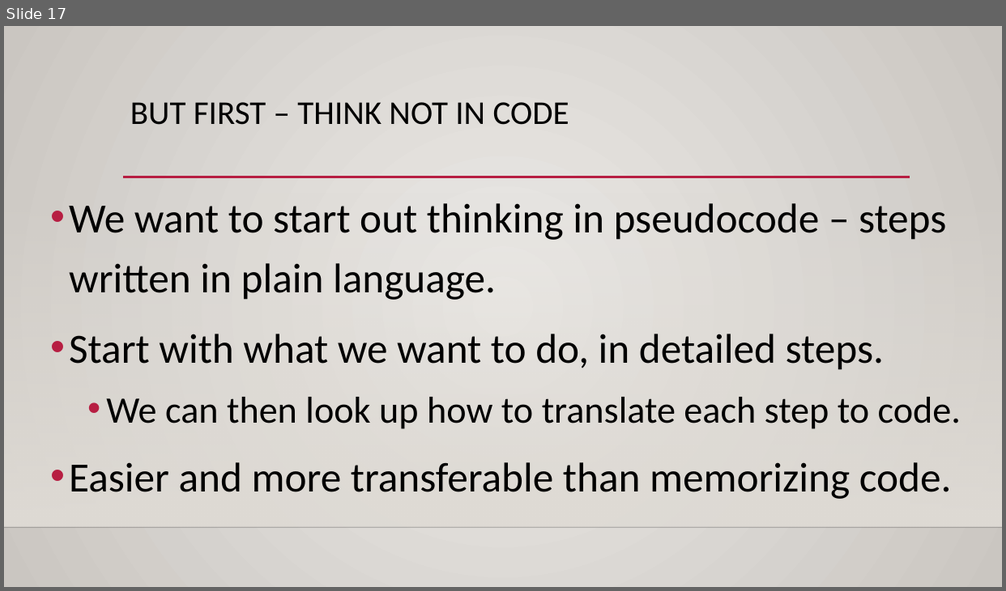
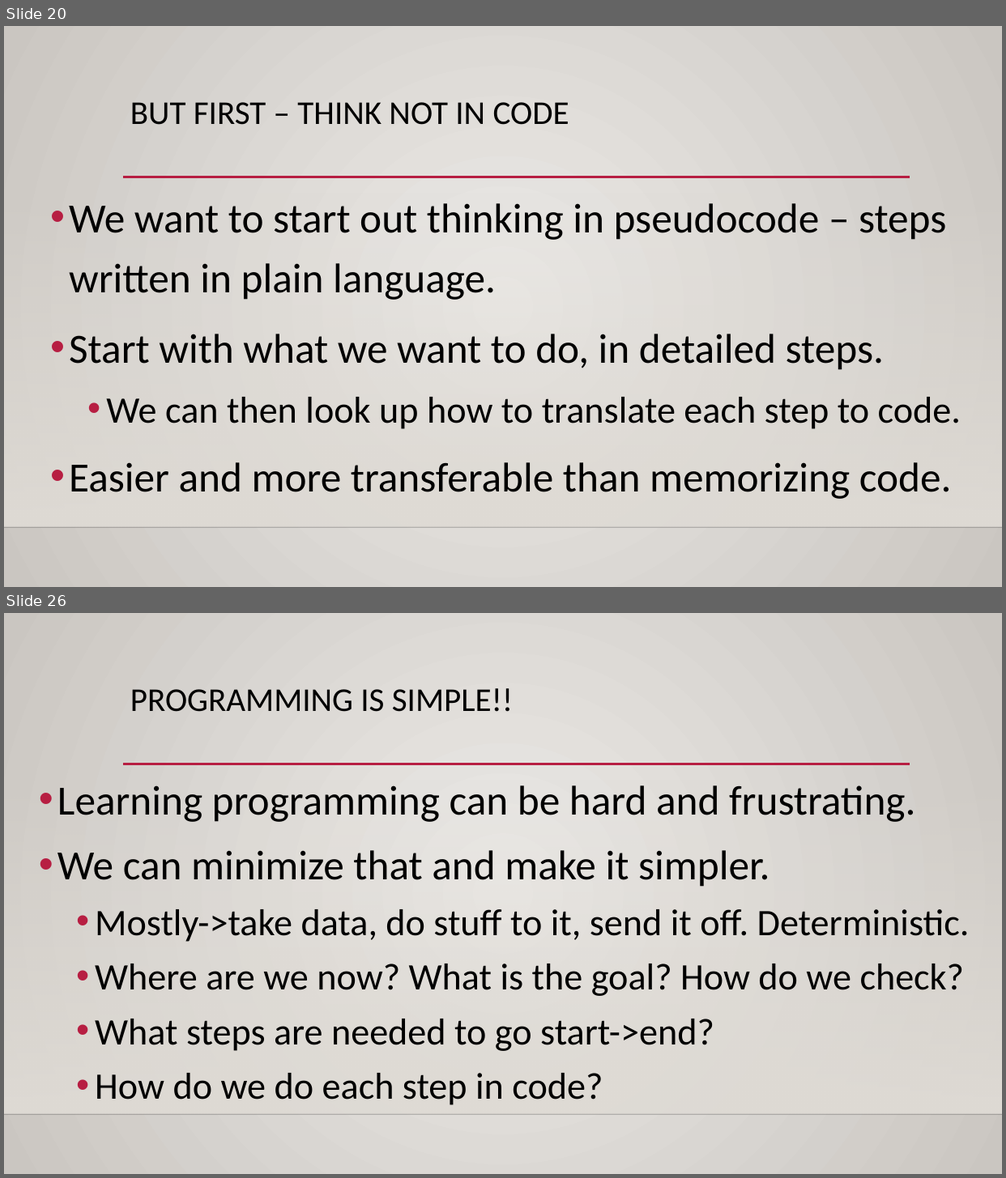
Before and after one commit to AkeemSemperDataScience/Programming_Basics_for_Machine_Learning_Students, a slide deck: reference_material/slides/001_intro_setup.pptx. Shown one above the other, each under a label of ours: slide 17 before the commit, slides 20 and 26 after it; the slides between them are not shown. The pictures are 1006x591 and 1006x1178 pixels, drawn with LibreOffice and Linux fonts; fonts in the diff are those of the drawing; background and template pictures are left out. Boxes give left, top, right and bottom in pixels: in the first picture for what was removed or moved away, otherwise in the second. Text is boxed around its words. In the diff, an @@ line names an element or a change of style, - is before the commit and + after.

```diff
--- a/reference_material/slides/001_intro_setup.pptx
+++ b/reference_material/slides/001_intro_setup.pptx
@@ slide 26 added at (4,613,1002,1174), background gradient #ECEAE7 to #CAC7C1; not listed: 3 template elements that a slide beside it also shows @@
@@ title added at (130,688,513,712), 32 pt, text #000000 @@
+PROGRAMMING IS SIMPLE!!
@@ text added at (57,786,970,1105), 36 pt, text #000000 @@
+• Learning programming can be hard and frustrating.
+• We can minimize that and make it simpler.
+  • Mostly->take data, do stuff to it, send it off. Deterministic.
+  • Where are we now? What is the goal? How do we check?
+  • What steps are needed to go start->end?
+  • How do we do each step in code?
@@ what was slide 17 is now slide 20 @@
```
Also in this commit, not shown: 4 slides changed, 8 other slides added.
